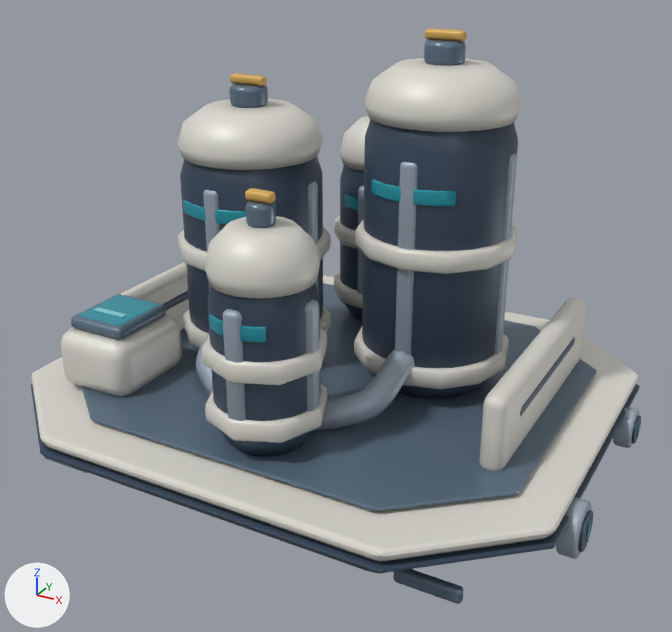
The glTF model space-battleship/assets/galaxy/v3/buildings/heavy_element_refinery/heavy_element_refinery_lv4.glb, before and after one commit.
Before and after are seen from a 50 mm camera at (5.39, -9.76, 6.61) aimed at (0.18, -0.3, 1.88). Every picture has the same lights, and +X, +Y and +Z are marked at lower left. The older version comes first. Where no turn or scale is listed for an object, it has been applied to the vertices. Vertices at exactly the same position are counted once.

The scene before the commit, as lines of its bpy script (objects in view):
```python
me_floatingnavyhull_013 = bpy.data.meshes.new('FloatingNavyHull.013')
me_floatingnavyhull_013.from_pydata(...)  # 8696 vertices, 17084 faces; spans x -3.79..3.79, y -3.15..3.15, z 0.0..5.35
# faces by material slot: [3460, 4064, 2208, 4912, 1500, 752, 188]
me_floatingnavyhull_013.materials.append(mat_galaxytoonnavy)
me_floatingnavyhull_013.materials.append(mat_galaxytoonarmor)
me_floatingnavyhull_013.materials.append(mat_galaxytoonmetal)
me_floatingnavyhull_013.materials.append(mat_galaxytoonpanel)
me_floatingnavyhull_013.materials.append(mat_galaxytoonglass)
me_floatingnavyhull_013.materials.append(mat_galaxytoonmark)
me_floatingnavyhull_013.materials.append(mat_galaxytoonreflection)
ob_structure = bpy.data.objects.new('Structure', me_floatingnavyhull_013)
ob_structure.location = (0.0, 0.0, 0.0)
```
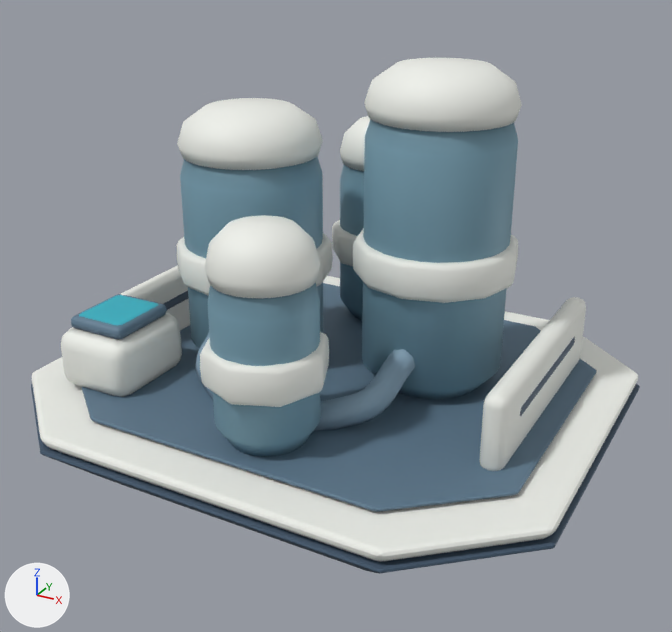
Location of each change, (x1, y1, x2, y2) in pixels of the pictures (672 x 632 px):
'Structure', reshaped (10% shorter): before (31, 28, 641, 604); after (31, 58, 640, 574)
part 1 of me_floatingnavyhull_013, rebuilt: before (178, 227, 331, 271); after (176, 233, 333, 296)
part 2 of me_floatingnavyhull_013, rebuilt (36% taller): before (355, 219, 517, 274); after (353, 228, 518, 303)
part 3 of me_floatingnavyhull_013, rebuilt (38% taller): before (334, 216, 360, 249); after (332, 220, 358, 266)
part 4 of me_floatingnavyhull_013, rebuilt (33% taller): before (202, 329, 327, 385); after (200, 332, 329, 407)
part 5 of me_floatingnavyhull_013, deleted: before (44, 28, 641, 604)
part 6 of me_floatingnavyhull_013, recoloured: (31, 58, 638, 573) in both
part 7 of me_floatingnavyhull_013, recoloured (lighter): (180, 119, 518, 457) in both

What changed in the scene script:
```text
Add mat_galaxytoonpressure:
    mat_galaxytoonpressure = bpy.data.materials.new('GalaxyToonPressure')
    mat_galaxytoonpressure.use_nodes = True; mat_galaxytoonpressure.node_tree.nodes.clear()
    _N = mat_galaxytoonpressure.node_tree.nodes; _L = mat_galaxytoonpressure.node_tree.links
    n0 = _N.new('ShaderNodeBsdfPrincipled'); n0.name = 'Principled BSDF'
    n0.inputs[1].default_value = 0.1  # 'Metallic'
    n0.inputs[2].default_value = 0.58  # 'Roughness'
    n1 = _N.new('ShaderNodeOutputMaterial'); n1.name = 'Material Output'
    n2 = _N.new('ShaderNodeVertexColor'); n2.name = 'Color Attribute'
    _L.new(n0.outputs[0], n1.inputs[0])  # 'BSDF' to 'Surface'
    _L.new(n2.outputs[0], n0.inputs[0])  # 'Color' to 'Base Color'
Change me_floatingnavyhull_013:
    used by ob_structure; location = (0.0, 0.0, 0.0)
    remove me_floatingnavyhull_013.from_pydata(...)  # 8696 vertices, 17084 faces; spans x -3.79..3.79, y -3.15..3.15, z 0.0..5.35
    add me_floatingnavyhull_013.from_pydata(...)  # 3136 vertices, 6160 faces; spans x -3.61..3.61, y -3.15..3.15, z 0.0..5.0
    me_floatingnavyhull_013 part 1: the loose piece of 156 vertices spanning x -2.24..-0.21, y -1.01..1.01, z 2.42..2.68 is rebuilt with 156 vertices and now spans x -2.26..-0.18, y -1.04..1.04, z 2.1..2.58
    me_floatingnavyhull_013 part 2: the loose piece of 144 vertices spanning x 0.2..2.2, y -0.59..1.42, z 2.76..3.02 is rebuilt with 144 vertices and now spans x 0.17..2.23, y -0.61..1.45, z 2.4..2.88
    me_floatingnavyhull_013 part 3: the loose piece of 108 vertices spanning x -0.99..0.51, y 1.26..2.78, z 2.17..2.43 is rebuilt with 108 vertices and now spans x -1.01..0.54, y 1.23..2.81, z 1.89..2.37
    me_floatingnavyhull_013 part 4: the loose piece of 96 vertices spanning x -0.54..0.88, y -2.62..-1.19, z 1.98..2.24 is rebuilt with 96 vertices and now spans x -0.57..0.91, y -2.65..-1.17, z 1.72..2.2
    me_floatingnavyhull_013 part 5: 47 loose pieces with 5560 vertices, spanning x -3.79..3.79, y -2.62..2.78, z 0.09..5.35, are deleted
    me_floatingnavyhull_013 part 6: 5176 kept faces spanning x -3.61..3.61, y -3.15..3.15, z 0.0..5.0 get new vertex colours
    me_floatingnavyhull_013 part 7: 1440 faces spanning x -2.13..2.1, y -2.52..2.69, z 0.93..4.75 switch from mat_galaxytoonnavy to mat_galaxytoonpressure
    remove me_floatingnavyhull_013.materials.append(mat_galaxytoonmark)
    remove me_floatingnavyhull_013.materials.append(mat_galaxytoonreflection)
```
